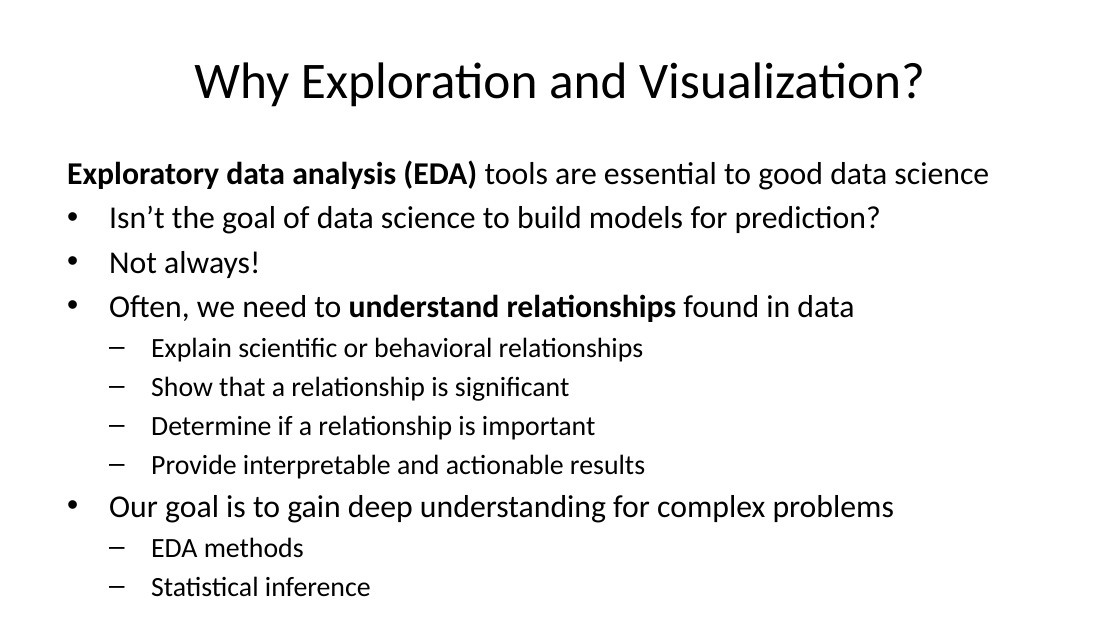
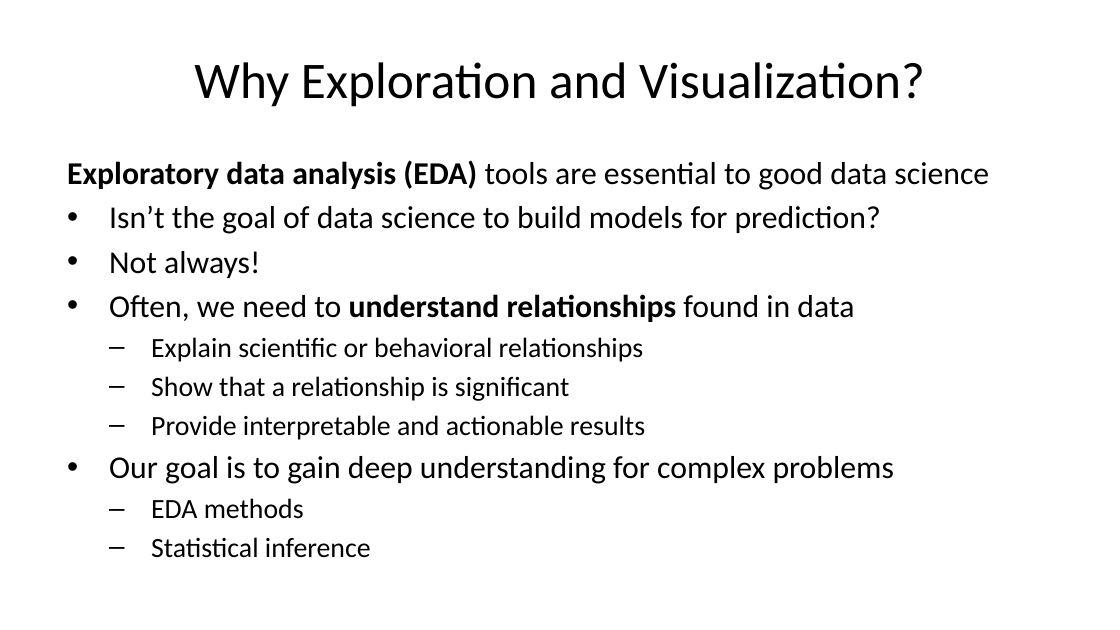
Before and after one commit to StephenElston/CSCI-E-83, a slide deck: slide 27 of LectureSlides/01_PreceptionForScientificVisualization.pptx. Drawn at 1120x630 pixels with LibreOffice and Linux fonts; fonts in the diff are those of the drawing. Boxes give left, top, right and bottom in pixels: in the first picture for what was removed or moved away, otherwise in the second. Text is boxed around its words. In the diff, an @@ line names an element or a change of style, - is before the commit and + after.

Commit message:
Corrected typos from lecture

```diff
--- a/LectureSlides/01_PreceptionForScientificVisualization.pptx
+++ b/LectureSlides/01_PreceptionForScientificVisualization.pptx
@@ text at [151,415,595,440]: paragraph removed @@
-  – Determine if a relationship is important
```
Also in this commit, not shown: 4 other slides changed.
